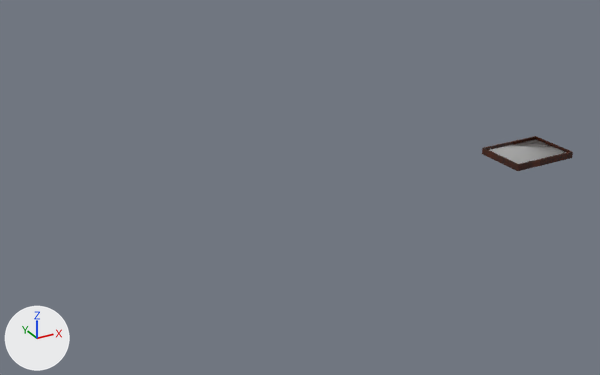
Two versions of the FBX model Assets/3D Models/WindowLeft.fbx, one commit apart.
The view is the same before and after, from a 50 mm lens placed at (-13.9, -32.7, 18.8), pointed at (2.2, -3.4, 4.1). Every picture has the same lights, and +X, +Y and +Z are marked at lower left.

Objects in the first picture: 'Wood Glass Double Door.003'.
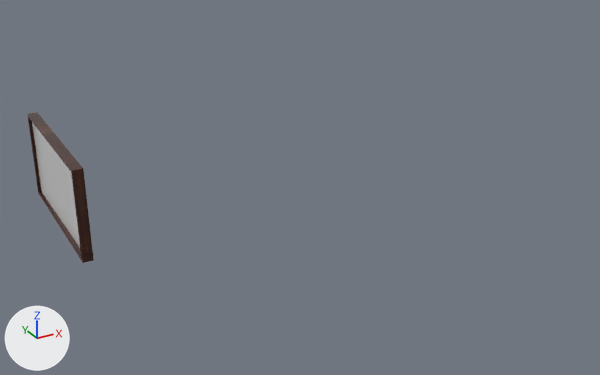
The edits, one by one:
me_wood_glass_double_door_003 has 492 vertices, 490 faces and spans x -1.38..2.31, y -0.14..0.14, z -0.01..2.02.
me_wood_glass_double_door_003 is used by ob_wood_glass_double_door_003; location (8.04, -9.45, 6.99); rotation (1.571, 0.0, 0.0), in degrees (90, 0, 0); scale (0.749, 1.0, 1.0).
me_wood_glass_double_door_003 part 1: all 123 vertices in x -1.38..-1.32, y -0.14..0.14, z 1.95..2.02 are moved by (0.1, 0.0, 0.32).
me_wood_glass_double_door_003 part 2: all 123 vertices in x 2.25..2.31, y -0.14..0.14, z -0.01..0.06 are moved by (0.96, 0.0, 0.0).
me_wood_glass_double_door_003 part 3: all 123 vertices in x 2.25..2.31, y -0.14..0.14, z 1.95..2.02 are moved by (0.96, 0.0, 0.32).
Object 'Wood Glass Double Door.003' (ob_wood_glass_double_door_003) moves from (8.04, -9.45, 6.99) to (-6.91, 4.0, 2.07).
Object 'Wood Glass Double Door.003' (ob_wood_glass_double_door_003) turns from (90, 0, 0) to (0, 0, -90) degrees about x, y and z.
Object 'Wood Glass Double Door.003' (ob_wood_glass_double_door_003) is rescaled from (0.749, 1.0, 1.0) to (1.76, 1.76, 1.76).

Pixel boxes [x1, y1, x2, y2] of what changed, in the pictures (600 x 375 px; the box of a moved part takes in the faces that stretch with it):
'Wood Glass Double Door.003', reshaped, moved, turned, rescaled: before [482, 136, 573, 171]; after [27, 112, 94, 263]
part 1 of me_wood_glass_double_door_003, moved or reshaped: before [482, 148, 518, 171]; after [28, 117, 42, 193]
part 2 of me_wood_glass_double_door_003, moved or reshaped: before [483, 136, 536, 150]; after [38, 192, 93, 261]
part 3 of me_wood_glass_double_door_003, moved or reshaped: before [490, 136, 573, 171]; after [27, 112, 94, 263]
